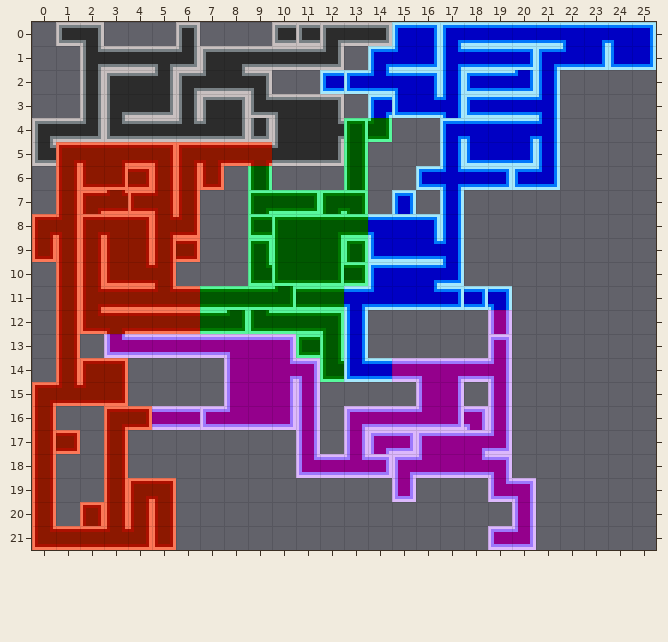
Two states of a Tiled map, Assets/minimap.tmx. The first picture shows the starting point.
Cells are 8x8 px. Shown: x 0..25, y 0..21.
The result:
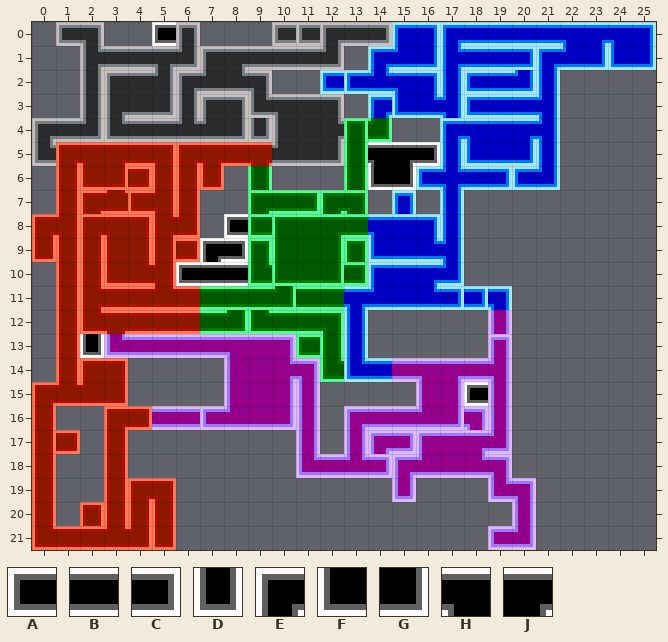
Key: from "MapTiles": A 714, B 715, C 716, D 719, E 753, F 822, G 824, H 859, J 860.
_ is an empty cell.
The exact change:
Layer "Tile Layer 1":
The author put tile A in row 0 at x 5; in row 8 at x 8; in row 10 at x 6; in row 15 at x 18.
The author put tile B in row 10 at x 7 to 8.
The author put tile C in row 5 at x 16; in row 9 at x 8.
The author put tile D in row 13 at x 2.
The author put tile E in row 9 at x 7.
The author put tile F in row 6 at x 14.
The author put tile G in row 6 at x 15.
The author put tile H in row 5 at x 14.
The author put tile J in row 5 at x 15.
Pixel boxes of the changes (left, top, right, bottom) in both pictures:
added: (152, 22, 176, 46)
added: (368, 142, 440, 190)
added: (176, 214, 248, 286)
added: (80, 334, 104, 358)
added: (464, 382, 488, 406)
